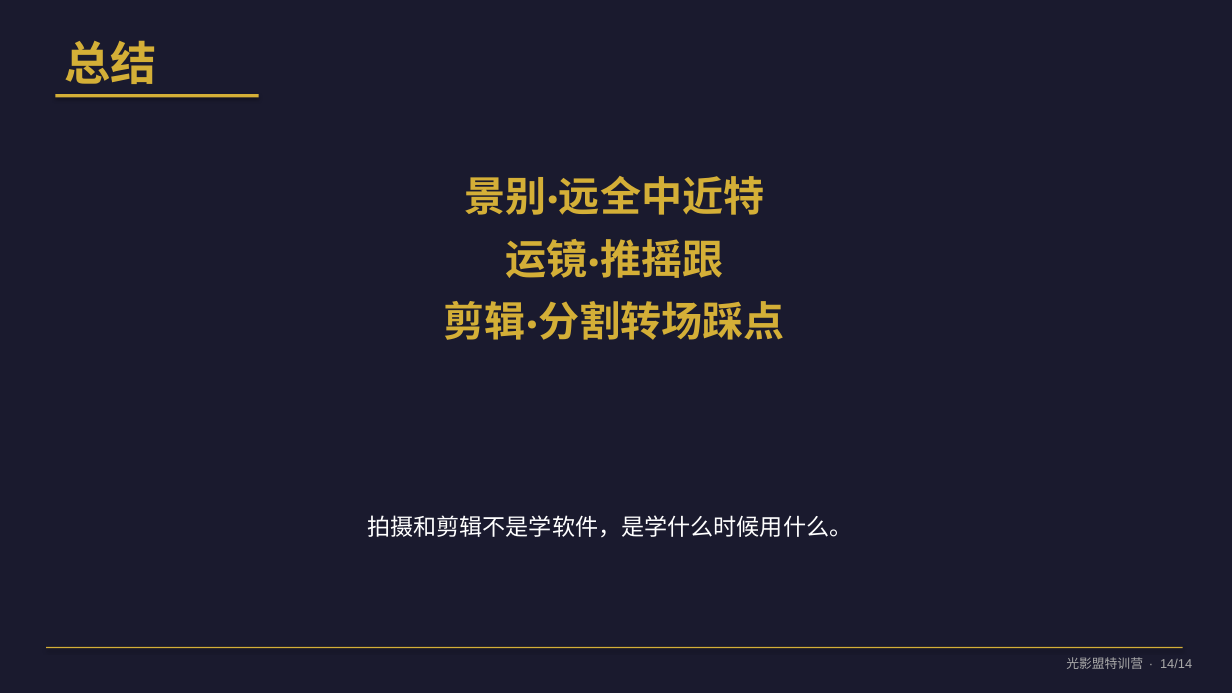
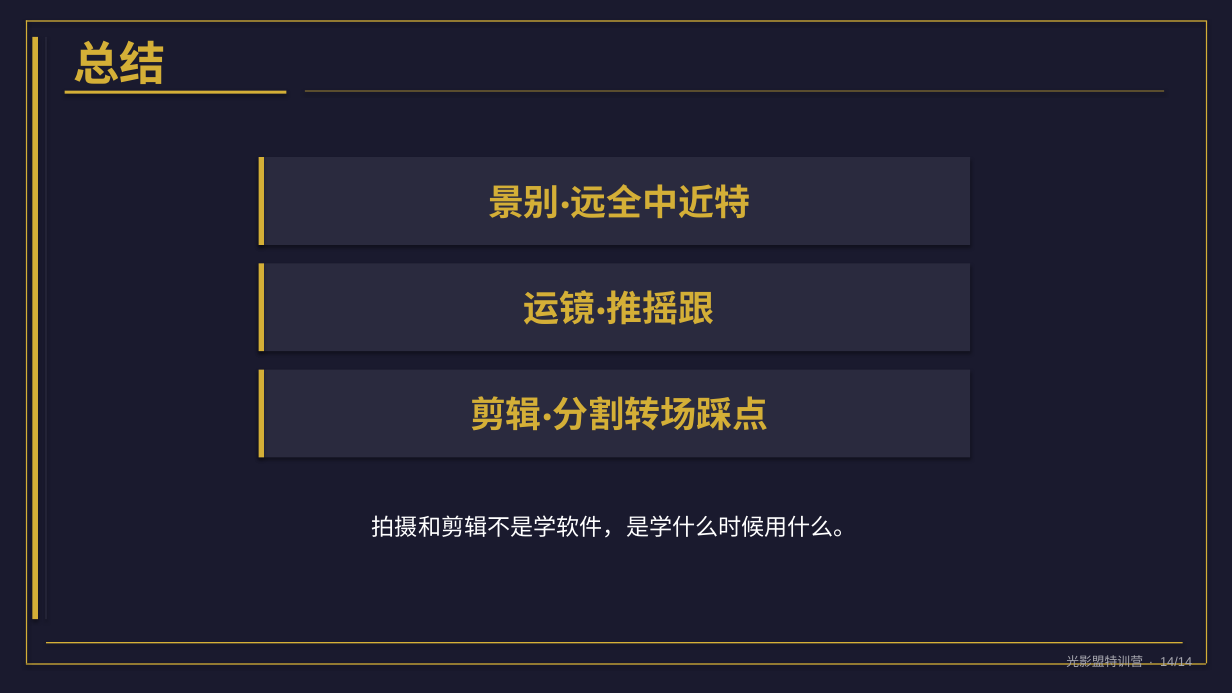
Before and after one commit to jun66888/Photon, a slide deck: slide 14 of 试听课_从景别到剪辑.pptx. Drawn at 1232x693 pixels with LibreOffice and Linux fonts; fonts in the diff are those of the drawing. Boxes give left, top, right and bottom in pixels: in the first picture for what was removed or moved away, otherwise in the second. Text is boxed around its words. In the diff, an @@ line names an element or a change of style, - is before the commit and + after.

```diff
--- a/试听课_从景别到剪辑.pptx
+++ b/试听课_从景别到剪辑.pptx
@@ rectangle added at [26, 20, 1206, 21], fill #D4AF37 @@
@@ rectangle added at [26, 20, 27, 664], fill #D4AF37 @@
@@ rectangle added at [1206, 20, 1207, 664], fill #D4AF37 @@
@@ rectangle added at [32, 37, 38, 619], fill #D4AF37 @@
@@ text "总结" rewrapped from [64, 40, 156, 84] to [74, 40, 166, 92] @@
@@ rectangle: place and size @@
-rectangle at [55, 94, 259, 97]
+rectangle at [65, 91, 287, 93]
@@ rectangle added at [305, 91, 1165, 91], fill #D4AF37 @@
@@ rectangle added at [259, 157, 970, 245], fill #2A2A3E @@
@@ rectangle added at [259, 157, 264, 245], fill #D4AF37 @@
@@ text at [464, 176, 764, 278]: paragraphs removed @@
-景别·远全中近特
-运镜·推摇跟
@@ text added at [488, 184, 750, 218], 28 pt, text #D4AF37, bold @@
+景别·远全中近特
@@ rectangle added at [259, 263, 970, 351], fill #2A2A3E @@
@@ rectangle added at [259, 263, 264, 351], fill #D4AF37 @@
@@ text added at [524, 290, 714, 325], 28 pt, text #D4AF37, bold @@
+运镜·推摇跟
@@ rectangle added at [259, 370, 970, 457], fill #2A2A3E @@
@@ rectangle added at [259, 370, 264, 457], fill #D4AF37 @@
@@ text "剪辑·分割转场踩点": place and size @@
-text "剪辑·分割转场踩点" at [444, 176, 785, 340]
+text "剪辑·分割转场踩点" at [470, 396, 768, 430]
@@ text "剪辑·分割转场踩点" at [470, 396, 768, 430]: size 32 to 28 pt; less space between paragraphs; vertical alignment top to middle @@
@@ text "拍摄和剪辑不是学软件，是学什么时候用什么。": place and size @@
-text "拍摄和剪辑不是学软件，是学什么时候用什么。" at [367, 515, 852, 538]
+text "拍摄和剪辑不是学软件，是学什么时候用什么。" at [372, 515, 857, 538]
@@ rectangle: place and size @@
-rectangle at [46, 647, 1183, 648]
+rectangle at [46, 642, 1183, 643]
@@ text "光影盟特训营 · 14/14" at [1066, 655, 1192, 667]: text colour #AAAAAA to #A8A8B0 @@
@@ rectangle added at [26, 664, 1206, 665], fill #D4AF37 @@
```
Also in this commit, not shown: 13 other slides changed, 1 other file.
